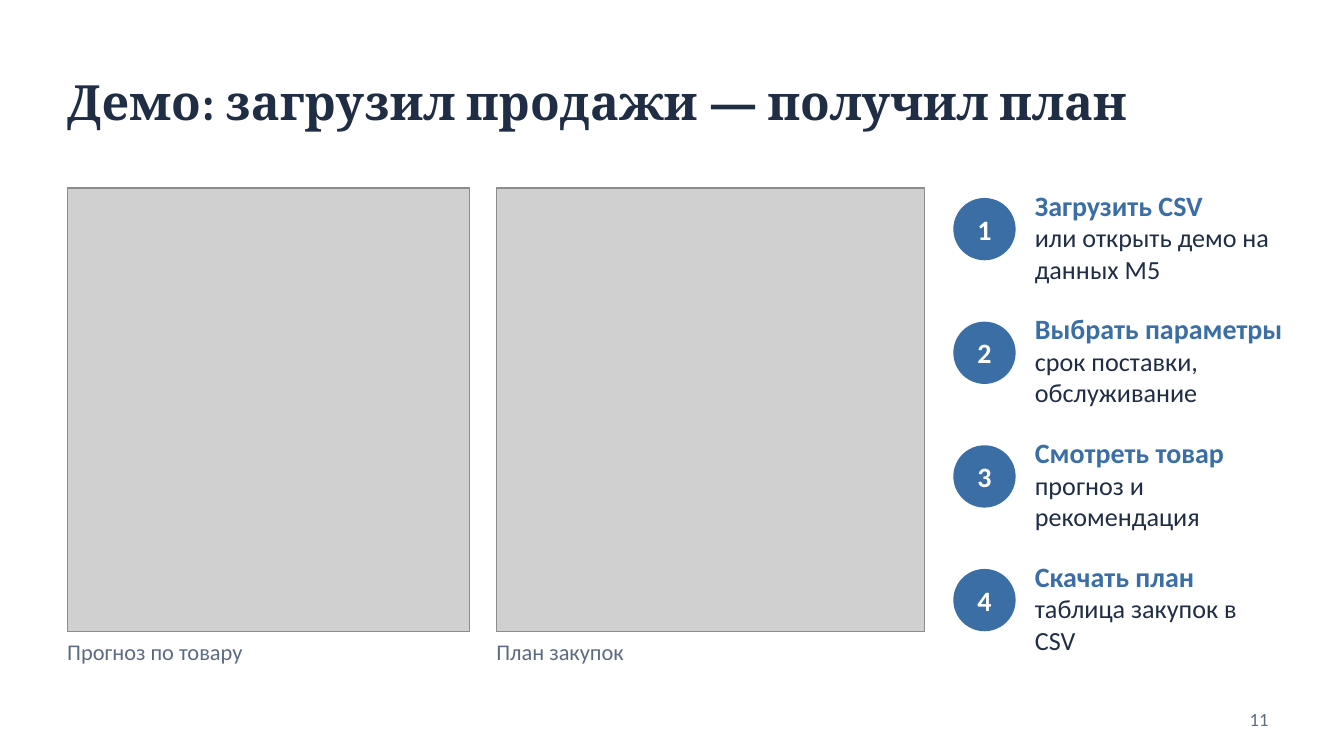
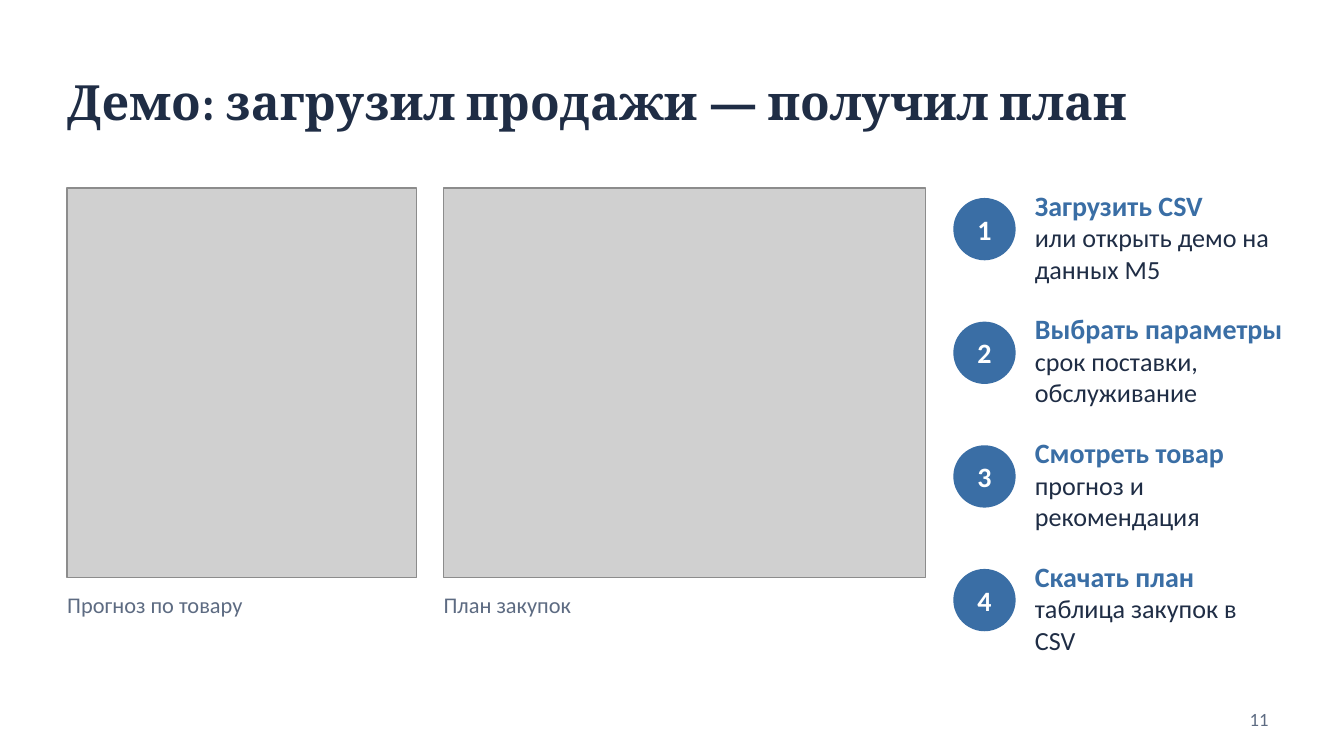
Before and after one commit to Alishershayakhmetov/demand-analyzer, a slide deck: slide 11 of docs/Demand_Copilot_slides.pptx. Drawn at 1344x756 pixels with LibreOffice and Linux fonts; fonts in the diff are those of the drawing; grey boxes stand for pictures. Boxes give left, top, right and bottom in pixels: in the first picture for what was removed or moved away, otherwise in the second. Text is boxed around its words. In the diff, an @@ line names an element or a change of style, - is before the commit and + after.

```diff
--- a/docs/Demand_Copilot_slides.pptx
+++ b/docs/Demand_Copilot_slides.pptx
@@ picture: place and size @@
-picture at (67, 188, 469, 632)
+picture at (67, 188, 417, 578)
@@ picture: place and size @@
-picture at (496, 188, 923, 632)
+picture at (444, 188, 926, 578)
@@ text "Прогноз по товару": place and size @@
-text "Прогноз по товару" at (67, 645, 242, 664)
+text "Прогноз по товару" at (67, 598, 242, 617)
@@ text "План закупок": place and size @@
-text "План закупок" at (496, 645, 623, 664)
+text "План закупок" at (444, 598, 571, 617)
```
Also in this commit, not shown: 17 other files.
